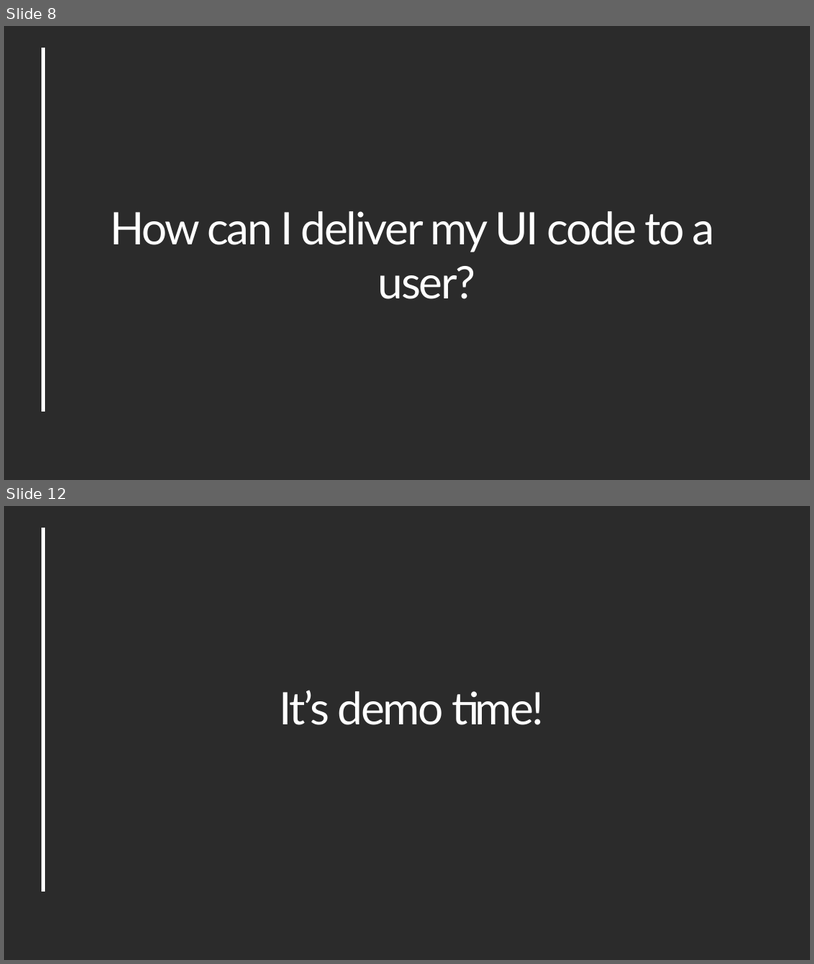
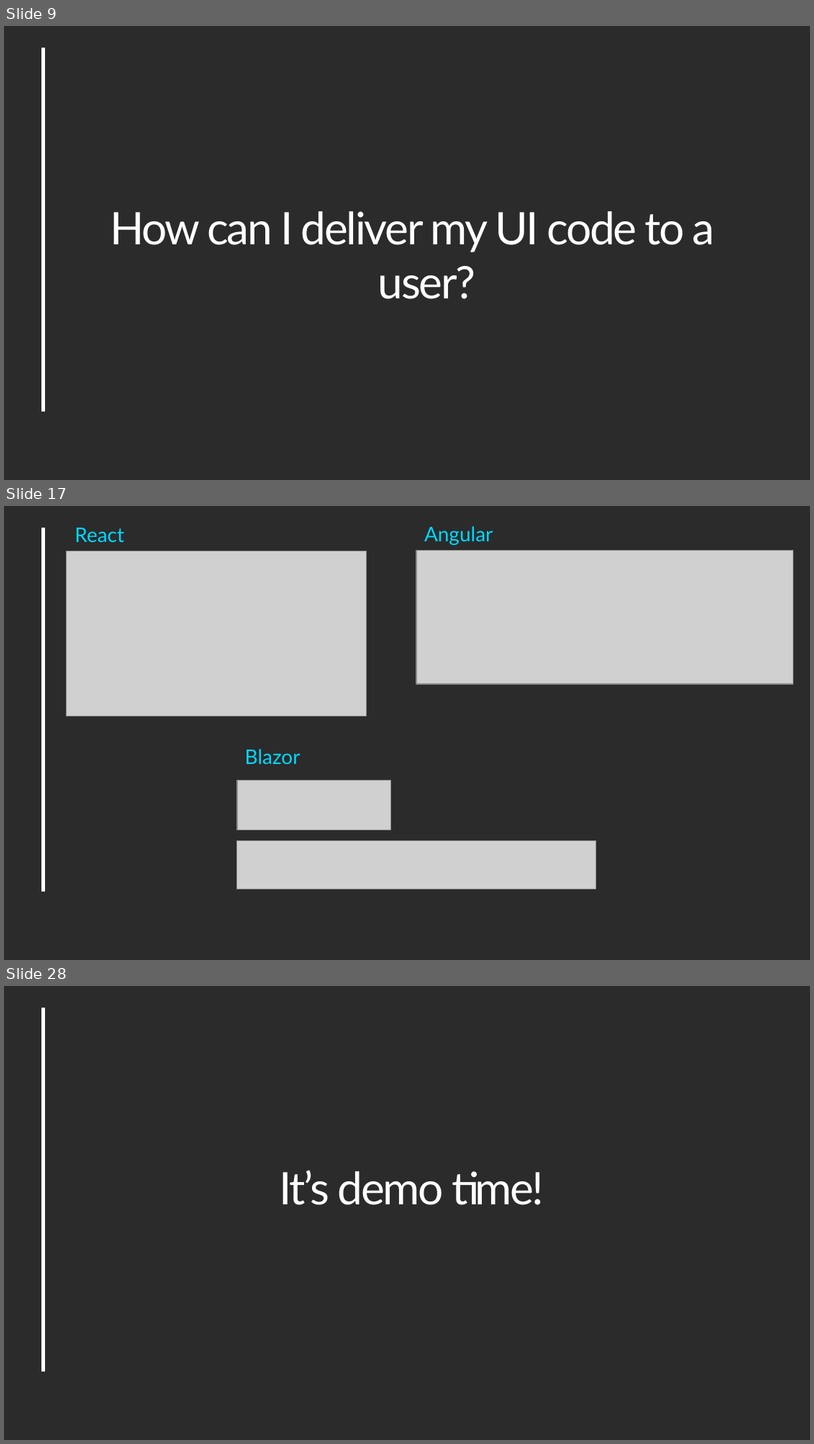
Before and after one commit to Werocky1502/ui-frameworks-comparison, a slide deck: Docs/Blazor VS React Vs Angular.pptx. Shown one above the other, each under a label of ours: slides 8 and 12 before the commit, slides 9, 17 and 28 after it; the slides between them are not shown. The pictures are 814x964 and 814x1444 pixels, drawn with LibreOffice and Linux fonts; fonts in the diff are those of the drawing; grey boxes stand for pictures; background and template pictures are left out; a plain dark background stands for a picture behind light text. Boxes give left, top, right and bottom in pixels: in the first picture for what was removed or moved away, otherwise in the second. Text is boxed around its words. In the diff, an @@ line names an element or a change of style, - is before the commit and + after.

```diff
--- a/Docs/Blazor VS React Vs Angular.pptx
+++ b/Docs/Blazor VS React Vs Angular.pptx
@@ slide 17 added at bbox=[4, 506, 810, 960], background picture (left out); not listed: 1 template element that a slide beside it also shows @@
@@ text added at bbox=[424, 526, 493, 545], 18 pt, text #00D8FF @@
+Angular
@@ text added at bbox=[75, 528, 124, 542], 18 pt, text #00D8FF @@
+React
@@ picture added at bbox=[67, 551, 367, 716] @@
@@ picture added at bbox=[417, 551, 795, 685] @@
@@ text added at bbox=[245, 749, 301, 764], 18 pt, text #00D8FF @@
+Blazor
@@ picture added at bbox=[237, 780, 391, 829] @@
@@ picture added at bbox=[237, 841, 596, 889] @@
@@ what was slide 8 is now slide 9 @@
@@ what was slide 12 is now slide 28 @@
```
Also in this commit, not shown: 5 slides changed, 15 other slides added.
